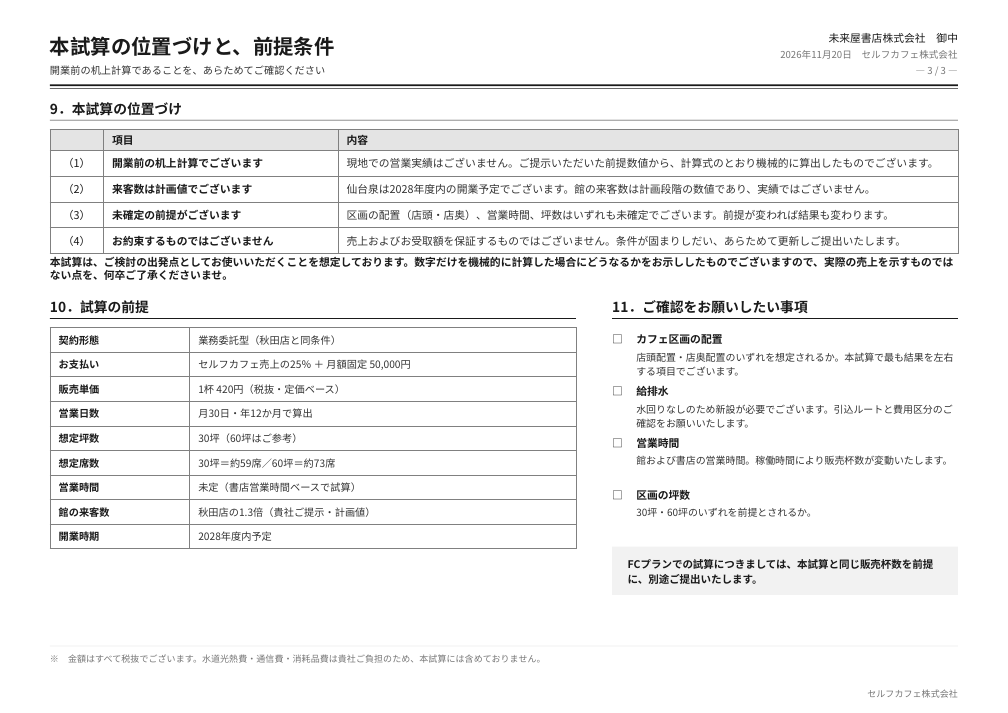
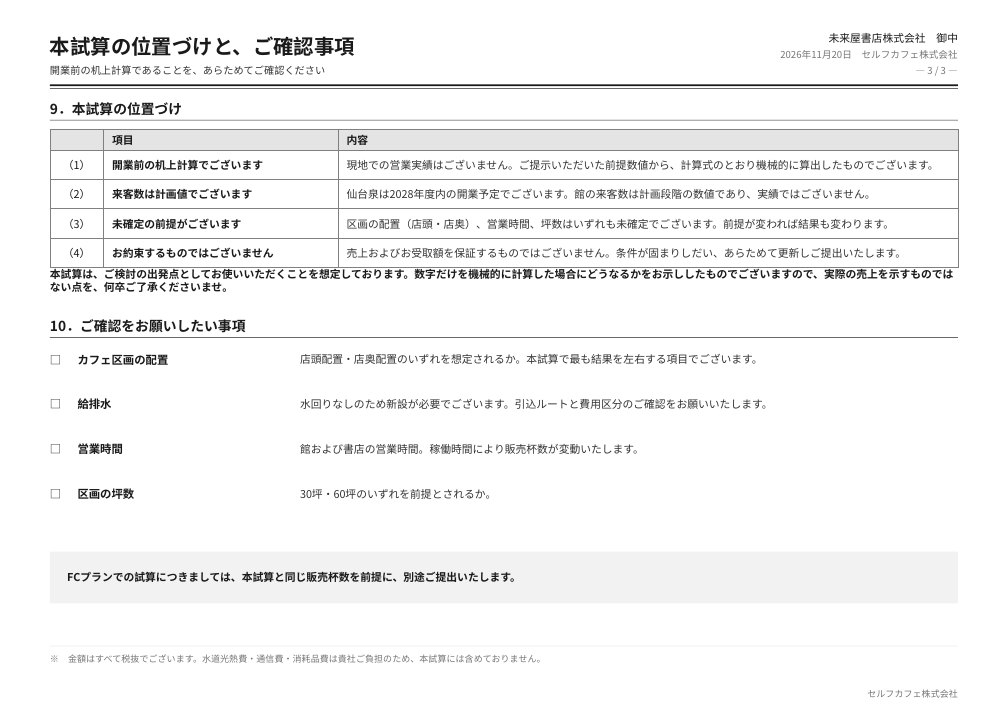
Before and after one commit to a5408071-cmd/suzuki-ceo, a slide deck: slide 3 of selfcafe-sendai-sim/sendai-sim.pptx. Drawn at 1008x713 pixels with LibreOffice and Linux fonts; fonts in the diff are those of the drawing. Boxes give left, top, right and bottom in pixels: in the first picture for what was removed or moved away, otherwise in the second. Text is boxed around its words. In the diff, an @@ line names an element or a change of style, - is before the commit and + after.

```diff
--- a/selfcafe-sendai-sim/sendai-sim.pptx
+++ b/selfcafe-sendai-sim/sendai-sim.pptx
@@ text at [50, 36, 355, 56]: text changed @@
-本試算の位置づけと、前提条件
+本試算の位置づけと、ご確認事項
@@ table: place and size @@
-table at [50, 129, 958, 250]
+table at [50, 129, 958, 262]
@@ text "本試算は、ご検討の出発点としてお使いいただくことを想定しております。数字だけを機械的に計算した場合にどうなるかをお示しし ...": place and size @@
-text "本試算は、ご検討の出発点としてお使いいただくことを想定しております。数字だけを機械的に計算した場合にどうなるかをお示しし ..." at [50, 256, 954, 280]
+text "本試算は、ご検討の出発点としてお使いいただくことを想定しております。数字だけを機械的に計算した場合にどうなるかをお示しし ..." at [50, 267, 954, 292]
@@ text at [50, 319, 246, 333]: text changed @@
-11．ご確認をお願いしたい事項
+10．ご確認をお願いしたい事項
@@ text removed at [50, 300, 149, 314] @@
-10．試算の前提
@@ table removed at [50, 328, 576, 548], 9 rows, 2 columns @@
-契約形態 | 業務委託型（秋田店と同条件）
-お支払い | セルフカフェ売上の25％ ＋ 月額固定 50,000円
-販売単価 | 1杯 420円（税抜・定価ベース）
-営業日数 | 月30日・年12か月で算出
-想定坪数 | 30坪（60坪はご参考）
-想定席数 | 30坪＝約59席／60坪＝約73席
-営業時間 | 未定（書店営業時間ベースで試算）
-館の来客数 | 秋田店の1.3倍（貴社ご提示・計画値）
-開業時期 | 2028年度内予定
@@ rectangle removed at [612, 318, 958, 319] @@
@@ size 9 to 9.5 pt in 8 elements at [50, 395, 72, 414], [50, 440, 72, 459], [50, 485, 72, 504], [78, 354, 169, 365], [78, 398, 112, 409], [78, 442, 123, 457], [78, 488, 135, 499], [50, 350, 72, 369] @@
@@ rectangle: place and size @@
-rectangle at [50, 318, 576, 319]
+rectangle at [50, 337, 958, 338]
@@ text "□": place and size @@
-text "□" at [612, 486, 633, 504]
+text "□" at [50, 350, 72, 369]
@@ text "カフェ区画の配置": place and size @@
-text "カフェ区画の配置" at [636, 334, 722, 344]
+text "カフェ区画の配置" at [78, 354, 169, 365]
@@ text "店頭配置・店奥配置のいずれを想定されるか。本試算で最も結果を左右する項目でございます。": place and size @@
-text "店頭配置・店奥配置のいずれを想定されるか。本試算で最も結果を左右する項目でございます。" at [636, 352, 953, 376]
+text "店頭配置・店奥配置のいずれを想定されるか。本試算で最も結果を左右する項目でございます。" at [300, 354, 763, 364]
@@ text "□": place and size @@
-text "□" at [612, 331, 633, 348]
+text "□" at [50, 395, 72, 414]
@@ text "給排水": place and size @@
-text "給排水" at [636, 386, 668, 396]
+text "給排水" at [78, 398, 112, 409]
@@ text "水回りなしのため新設が必要でございます。引込ルートと費用区分のご確認をお願いいたします。": place and size @@
-text "水回りなしのため新設が必要でございます。引込ルートと費用区分のご確認をお願いいたします。" at [636, 404, 952, 428]
+text "水回りなしのため新設が必要でございます。引込ルートと費用区分のご確認をお願いいたします。" at [300, 399, 773, 409]
@@ text "□": place and size @@
-text "□" at [612, 383, 633, 400]
+text "□" at [50, 440, 72, 459]
@@ text "営業時間": place and size @@
-text "営業時間" at [636, 436, 679, 451]
+text "営業時間" at [78, 442, 123, 457]
@@ text "館および書店の営業時間。稼働時間により販売杯数が変動いたします。": place and size @@
-text "館および書店の営業時間。稼働時間により販売杯数が変動いたします。" at [636, 455, 952, 465]
+text "館および書店の営業時間。稼働時間により販売杯数が変動いたします。" at [300, 444, 644, 454]
@@ text "□": place and size @@
-text "□" at [612, 435, 633, 452]
+text "□" at [50, 485, 72, 504]
@@ text "区画の坪数": place and size @@
-text "区画の坪数" at [636, 490, 690, 500]
+text "区画の坪数" at [78, 488, 135, 499]
@@ size 8.3 to 9 pt; line spacing 1.2 to 1; vertical alignment top to middle in 4 elements at [300, 354, 763, 364], [300, 399, 773, 409], [300, 444, 644, 454], [300, 489, 496, 499] @@
@@ text "30坪・60坪のいずれを前提とされるか。": place and size @@
-text "30坪・60坪のいずれを前提とされるか。" at [636, 507, 817, 517]
+text "30坪・60坪のいずれを前提とされるか。" at [300, 489, 496, 499]
@@ rectangle added at [50, 552, 958, 604], fill #F2F2F2 @@
@@ text "FCプランでの試算につきましては、本試算と同じ販売杯数を前提に、別途ご提出いたします。": place and size @@
-text "FCプランでの試算につきましては、本試算と同じ販売杯数を前提に、別途ご提出いたします。" at [628, 559, 934, 584]
+text "FCプランでの試算につきましては、本試算と同じ販売杯数を前提に、別途ご提出いたします。" at [67, 572, 521, 582]
@@ text "FCプランでの試算につきましては、本試算と同じ販売杯数を前提に、別途ご提出いたします。" at [67, 572, 521, 582]: size 8.8 to 9 pt; line spacing 1.2 to 1 @@
@@ rectangle removed at [612, 547, 958, 595] @@
```
Also in this commit, not shown: 1 other slide changed, 4 other files.
